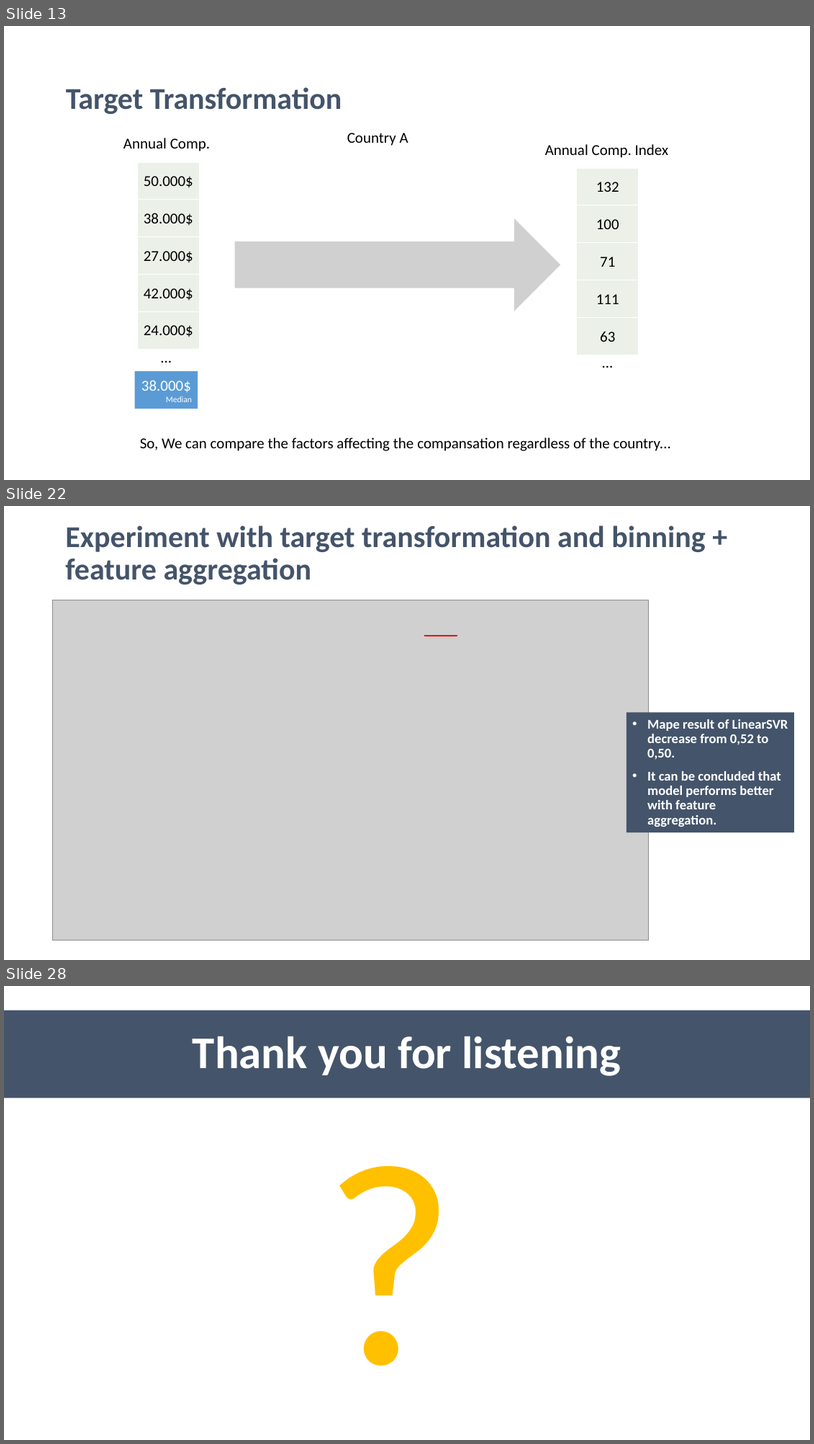
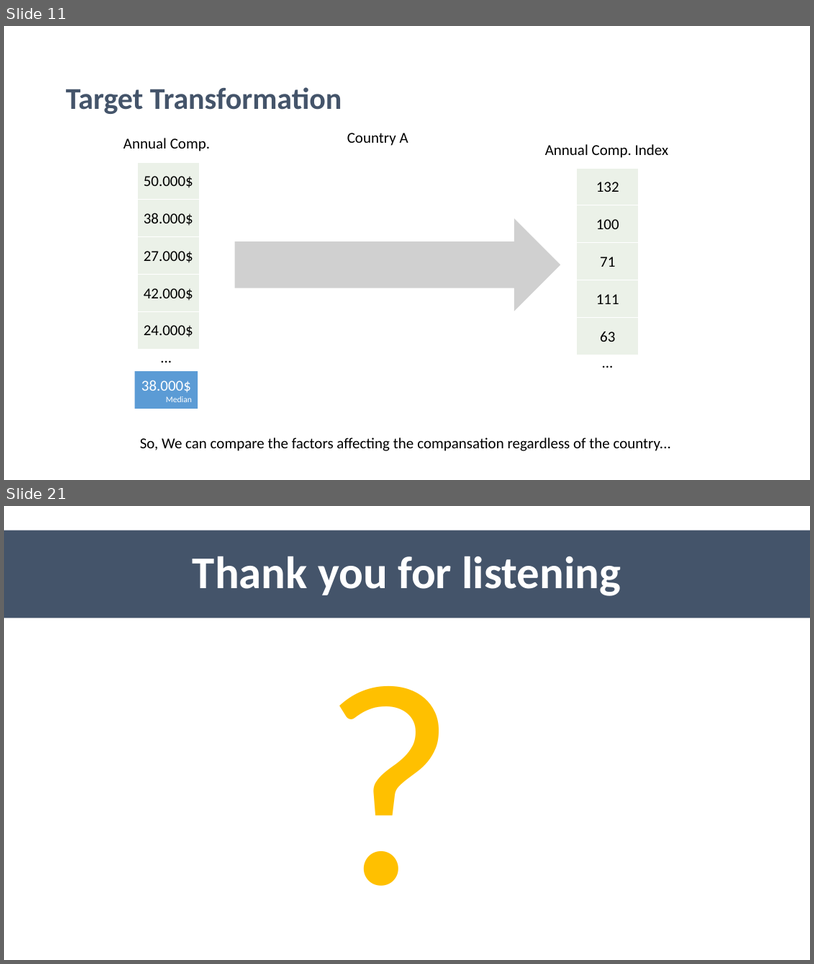
Before and after one commit to erdemsirel/ozu_data_science, a slide deck: DS 555 - Data Science & Strategy/ds555-project/references/Presentation.pptx. Shown one above the other, each under a label of ours: slides 13, 22 and 28 before the commit, slides 11 and 21 after it; the slides between them are not shown. The pictures are 814x1444 and 814x964 pixels, drawn with LibreOffice and Linux fonts; fonts in the diff are those of the drawing; grey boxes stand for pictures. Boxes give left, top, right and bottom in pixels: in the first picture for what was removed or moved away, otherwise in the second. Text is boxed around its words. In the diff, an @@ line names an element or a change of style, - is before the commit and + after.

```diff
--- a/DS 555 - Data Science & Strategy/ds555-project/references/Presentation.pptx
+++ b/DS 555 - Data Science & Strategy/ds555-project/references/Presentation.pptx
@@ slide 22 removed at <box>4,506,810,960</box>, background #FFFFFF @@
@@ title removed at <box>65,525,706,584</box> @@
-Experiment with target transformation and binning + feature aggregation
@@ picture removed at <box>52,600,649,939</box> @@
@@ line removed from (424, 636) to (457, 636) @@
@@ text removed at <box>627,713,795,832</box> @@
-• Mape result of LinearSVR decrease from 0,52 to 0,50.
-• It can be concluded that model performs better with feature aggregation.
@@ what was slide 13 is now slide 11 @@
@@ what was slide 28 is now slide 21 @@
```
Also in this commit, not shown: 15 slides changed, 6 other slides removed, 1 other file.
